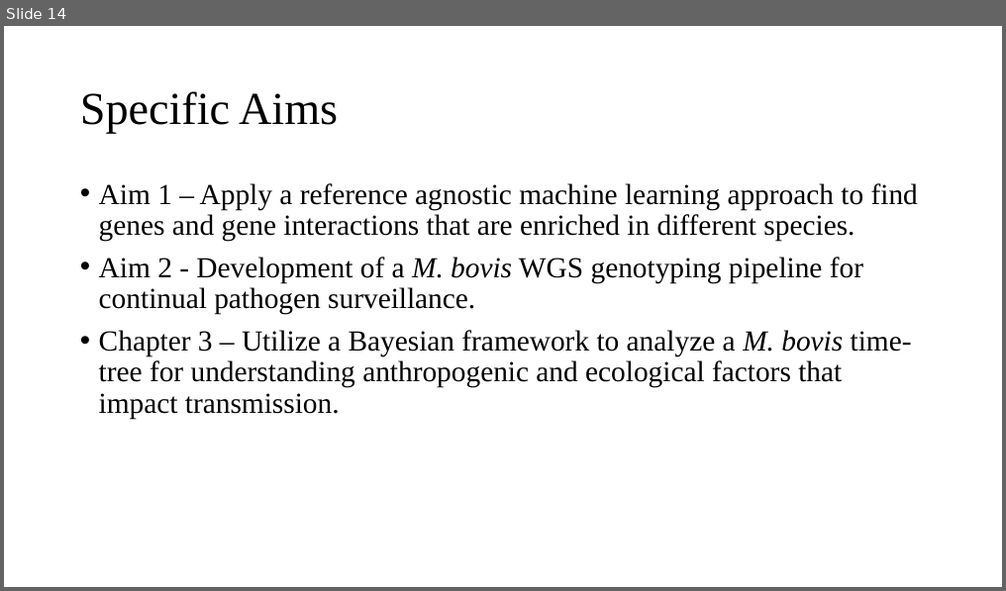
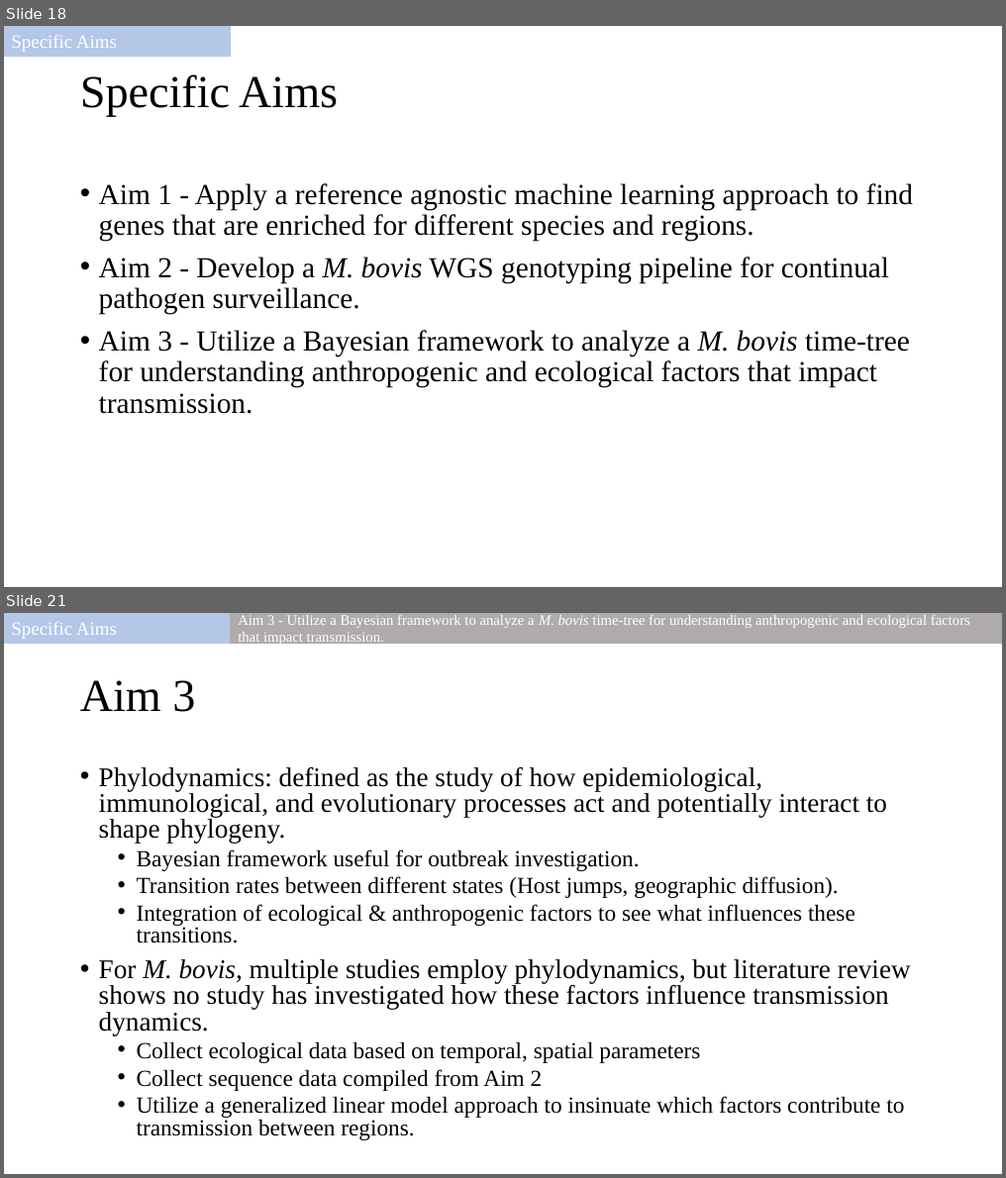
Before and after one commit to salvadorlab/Bovis-PangenomeOfReservoirs, a slide deck: Resources/2021_committeemeeting.pptx. Shown one above the other, each under a label of ours: slide 14 before the commit, slides 18 and 21 after it; the slides between them are not shown. The pictures are 1006x591 and 1006x1178 pixels, drawn with LibreOffice and Linux fonts; fonts in the diff are those of the drawing. Boxes give left, top, right and bottom in pixels: in the first picture for what was removed or moved away, otherwise in the second. Text is boxed around its words. In the diff, an @@ line names an element or a change of style, - is before the commit and + after.

```diff
--- a/Resources/2021_committeemeeting.pptx
+++ b/Resources/2021_committeemeeting.pptx
@@ slide 21 added at (4,613,1002,1174), background #FFFFFF @@
@@ rectangle added at (4,613,231,643), fill #B4C7E7, outline #B4C7E7 1 pt, 18 pt, text #FFFFFF @@
+Specific Aims
@@ rectangle added at (231,613,1002,643), fill #AFABAB, outline #AFABAB 1 pt, 14 pt, text #FFFFFF @@
+Aim 3 - Utilize a Bayesian framework to analyze a M. bovis time-tree for understanding anthropogenic and ecological factors that impact transmission.
@@ title added at (80,680,195,712), 44 pt, text #000000 @@
+Aim 3
@@ text added at (99,767,911,1118), 22.2 pt, text #000000 @@
+• Phylodynamics: defined as the study of how epidemiological, immunological, and evolutionary processes act and potentially interact to shape phylogeny.
+  • Bayesian framework useful for outbreak investigation.
+  • Transition rates between different states (Host jumps, geographic diffusion).
+  • Integration of ecological & anthropogenic factors to see what influences these transitions.
+• For M. bovis, multiple studies employ phylodynamics, but literature review shows no study has investigated how these factors influence transmission dynamics.
+  • Collect ecological data based on temporal, spatial parameters
+  • Collect sequence data compiled from Aim 2
+  • Utilize a generalized linear model approach to insinuate which factors contribute to transmission between regions.
@@ what was slide 14 is now slide 18 @@
@@ slide 18 changed as well @@
@@ rectangle added at (4,26,231,56), fill #B4C7E7, outline #B4C7E7 1 pt, 18 pt, text #FFFFFF @@
+Specific Aims
@@ title "Specific Aims": place and size @@
-title "Specific Aims" at (80,91,338,134)
+title "Specific Aims" at (80,75,338,116)
@@ text at (99,183,913,414): text changed @@
-• Aim 1 – Apply a reference agnostic machine learning approach to find genes and gene interactions that are enriched in different species.
-• Aim 2 - Development of a M. bovis WGS genotyping pipeline for continual pathogen surveillance.
-• Chapter 3 – Utilize a Bayesian framework to analyze a M. bovis time-tree for understanding anthropogenic and ecological factors that impact transmission.
+• Aim 1 - Apply a reference agnostic machine learning approach to find genes that are enriched for different species and regions.
+• Aim 2 - Develop a M. bovis WGS genotyping pipeline for continual pathogen surveillance.
+• Aim 3 - Utilize a Bayesian framework to analyze a M. bovis time-tree for understanding anthropogenic and ecological factors that impact transmission.
```
Also in this commit, not shown: 12 other slides changed, 7 other slides added, 5 slides removed, 2 other files.
